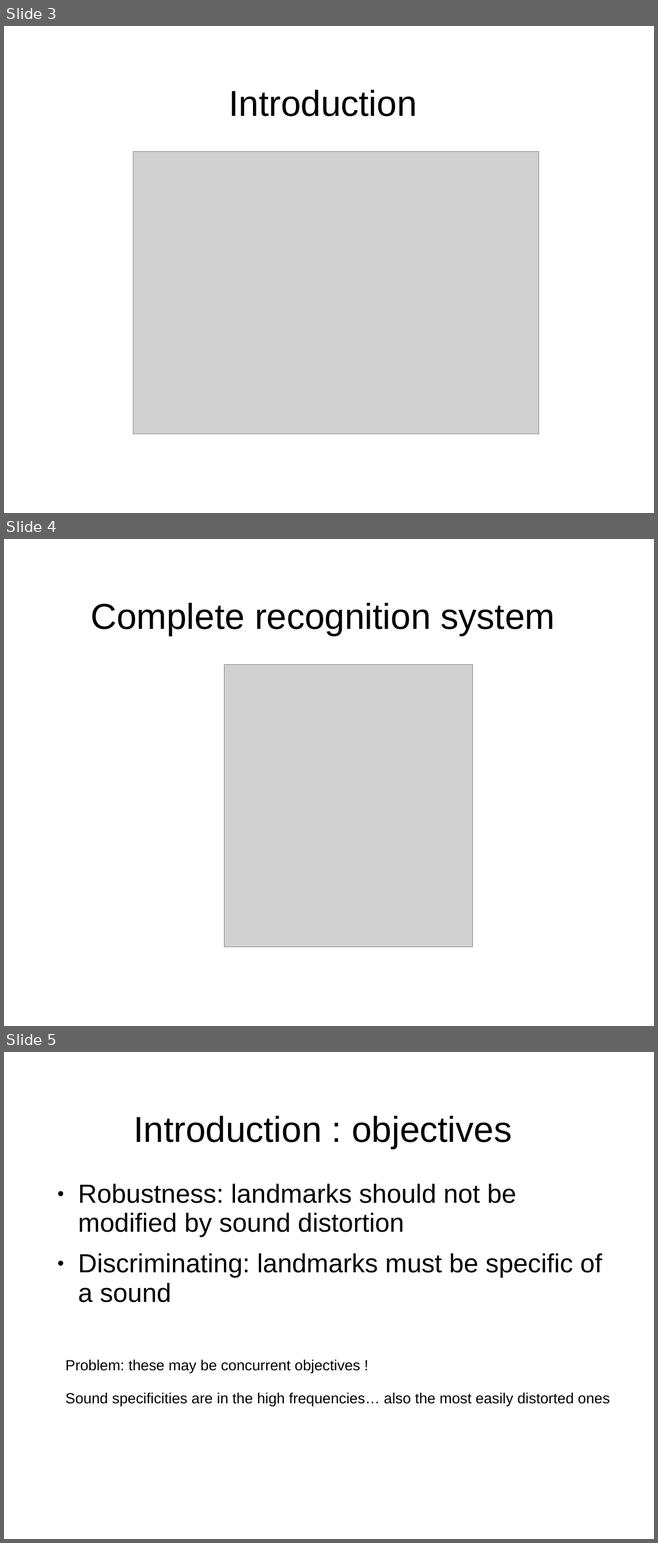
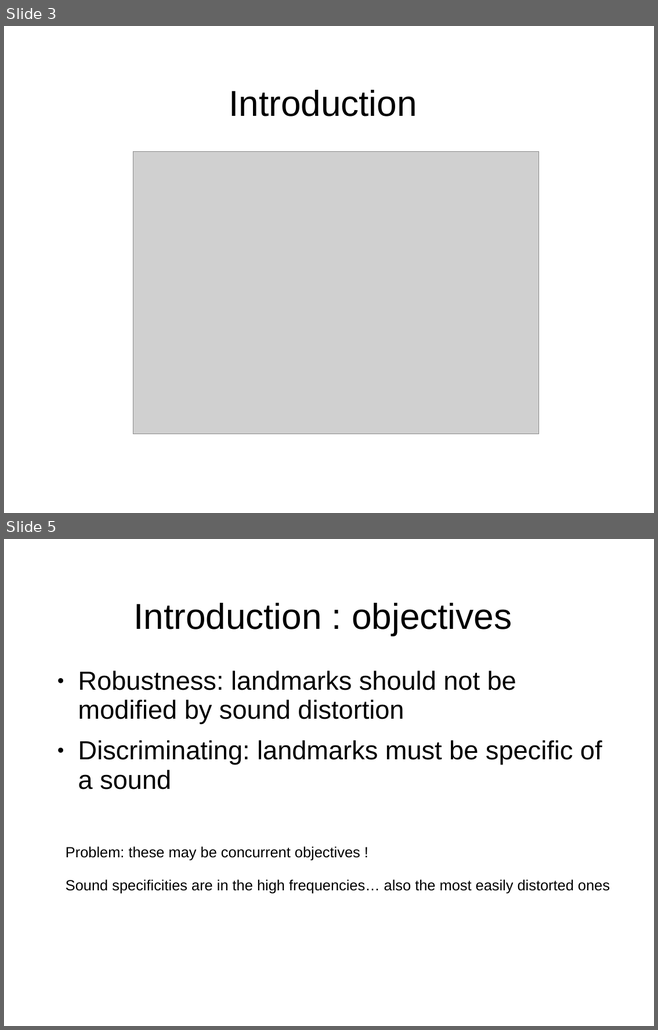
Before and after one commit to mmoussallam/audio-sketch, a slide deck: src/icassp14_fgpt/icassp14/slides.ppt. Shown one above the other, each under a label of ours: slides 3, 4 and 5 before the commit, slides 3 and 5 after it; the slides between them are not shown. The pictures are 658x1543 and 658x1030 pixels, drawn with LibreOffice and Linux fonts; fonts in the diff are those of the drawing; grey boxes stand for pictures; background and template pictures are left out. Boxes give left, top, right and bottom in pixels: in the first picture for what was removed or moved away, otherwise in the second. Text is boxed around its words. In the diff, an @@ line names an element or a change of style, - is before the commit and + after.

```diff
--- a/src/icassp14_fgpt/icassp14/slides.ppt
+++ b/src/icassp14_fgpt/icassp14/slides.ppt
@@ slide 4 removed at [4, 539, 654, 1026], background picture (left out) @@
@@ title removed at [90, 603, 555, 636] @@
-Complete recognition system
@@ picture removed at [224, 664, 473, 947] @@
```
Also in this commit, not shown: 4 slides changed, 2 slides added.
